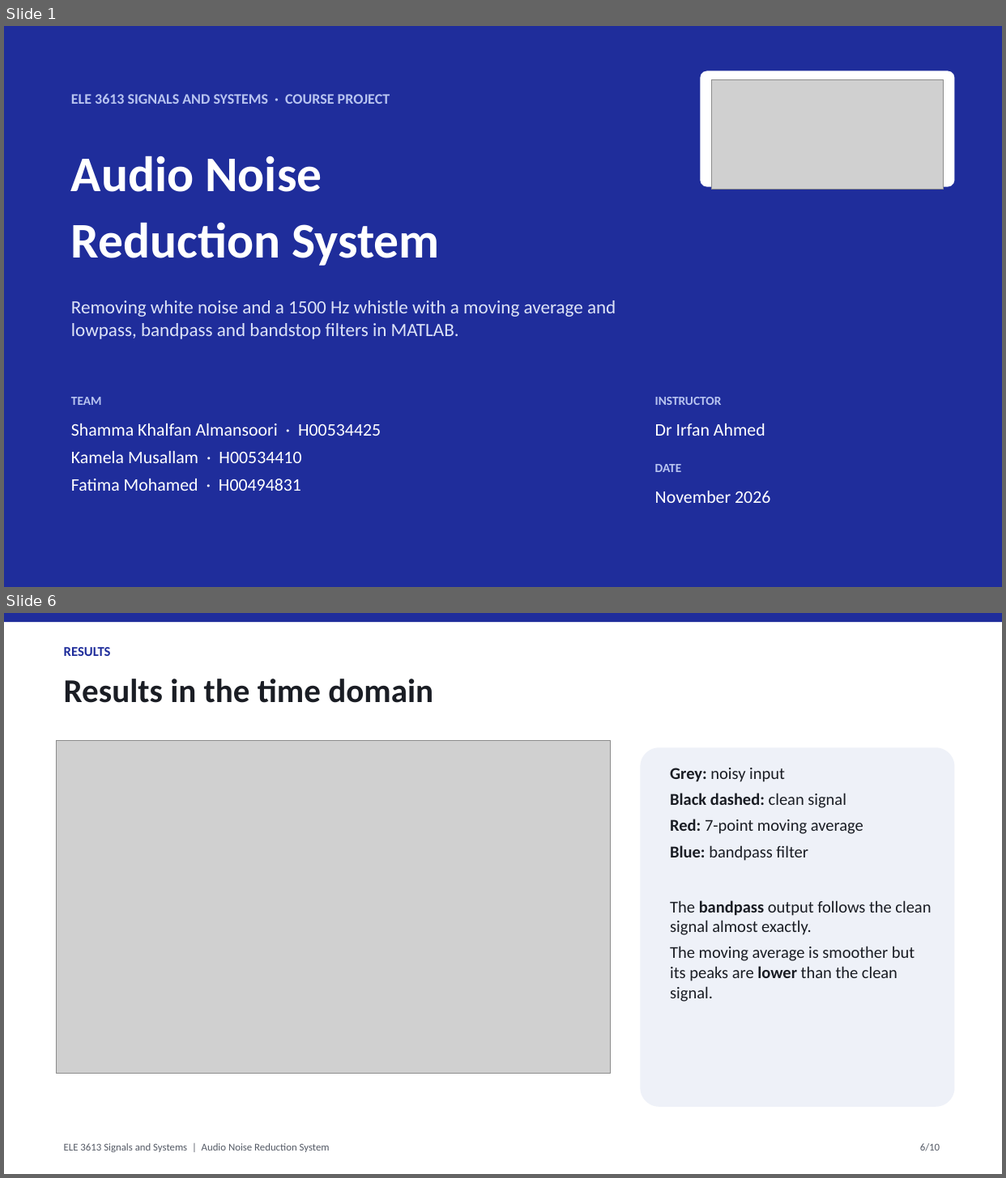
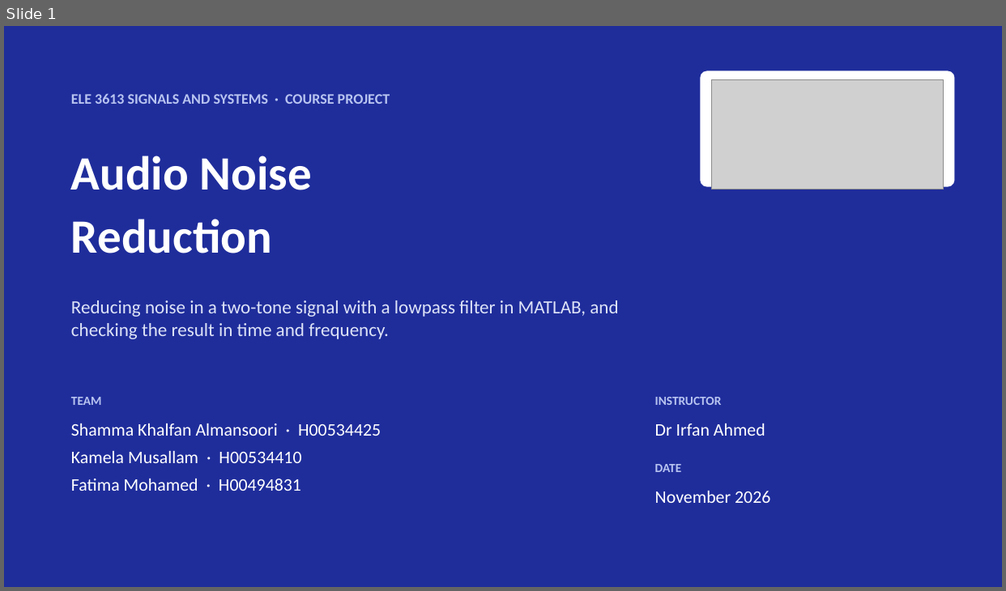
Before and after one commit to sshammaalman-art/Signal-project, a slide deck: AudioNoiseReduction_Presentation.pptx. Shown one above the other, each under a label of ours: slides 1 and 6 before the commit, slide 1 after it; the slides between them are not shown. The pictures are 1006x1178 and 1006x591 pixels, drawn with LibreOffice and Linux fonts; fonts in the diff are those of the drawing; grey boxes stand for pictures. Boxes give left, top, right and bottom in pixels: in the first picture for what was removed or moved away, otherwise in the second. Text is boxed around its words. In the diff, an @@ line names an element or a change of style, - is before the commit and + after.

```diff
--- a/AudioNoiseReduction_Presentation.pptx
+++ b/AudioNoiseReduction_Presentation.pptx
@@ slide 6 removed at [4, 613, 1002, 1174], background #FFFFFF @@
@@ rectangle removed at [4, 613, 1002, 622] @@
@@ text removed at [64, 647, 111, 656] @@
-RESULTS
@@ text removed at [64, 679, 433, 703] @@
-Results in the time domain
@@ picture removed at [57, 740, 611, 1074] @@
@@ rounded rectangle removed at [641, 747, 955, 1107] @@
@@ text removed at [670, 768, 931, 1002] @@
-Grey: noisy input
-Black dashed: clean signal
-Red: 7-point moving average
-Blue: bandpass filter
-The bandpass output follows the clean signal almost exactly.
-The moving average is smoother but its peaks are lower than the clean signal.
@@ text removed at [64, 1144, 330, 1152] @@
-ELE 3613 Signals and Systems | Audio Noise Reduction System
@@ text removed at [920, 1144, 940, 1152] @@
-6/10
@@ slide 1 changed as well @@
@@ text at [71, 156, 312, 190]: size 48 to 46 pt in "Audio Noise" @@
@@ text at [71, 219, 272, 254]: text changed; size 48 to 46 pt @@
-Reduction System
+Reduction
@@ text at [71, 301, 618, 339]: text changed @@
-Removing white noise and a 1500 Hz whistle with a moving average and lowpass, bandpass and bandstop filters in MATLAB.
+Reducing noise in a two-tone signal with a lowpass filter in MATLAB, and checking the result in time and frequency.
```
Also in this commit, not shown: 1 other slide changed, 6 slides added, 7 other slides removed, 26 other files.
